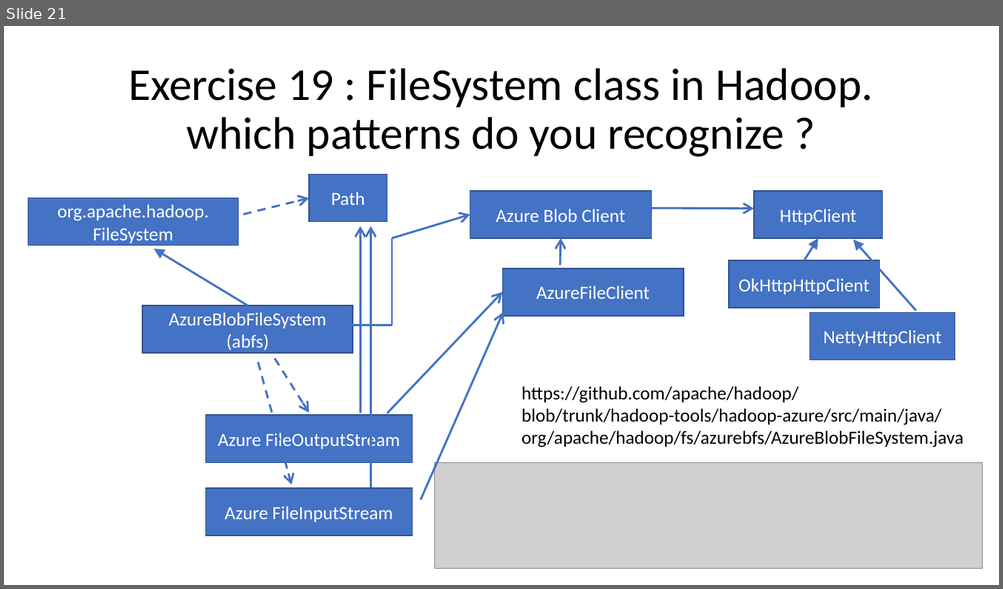
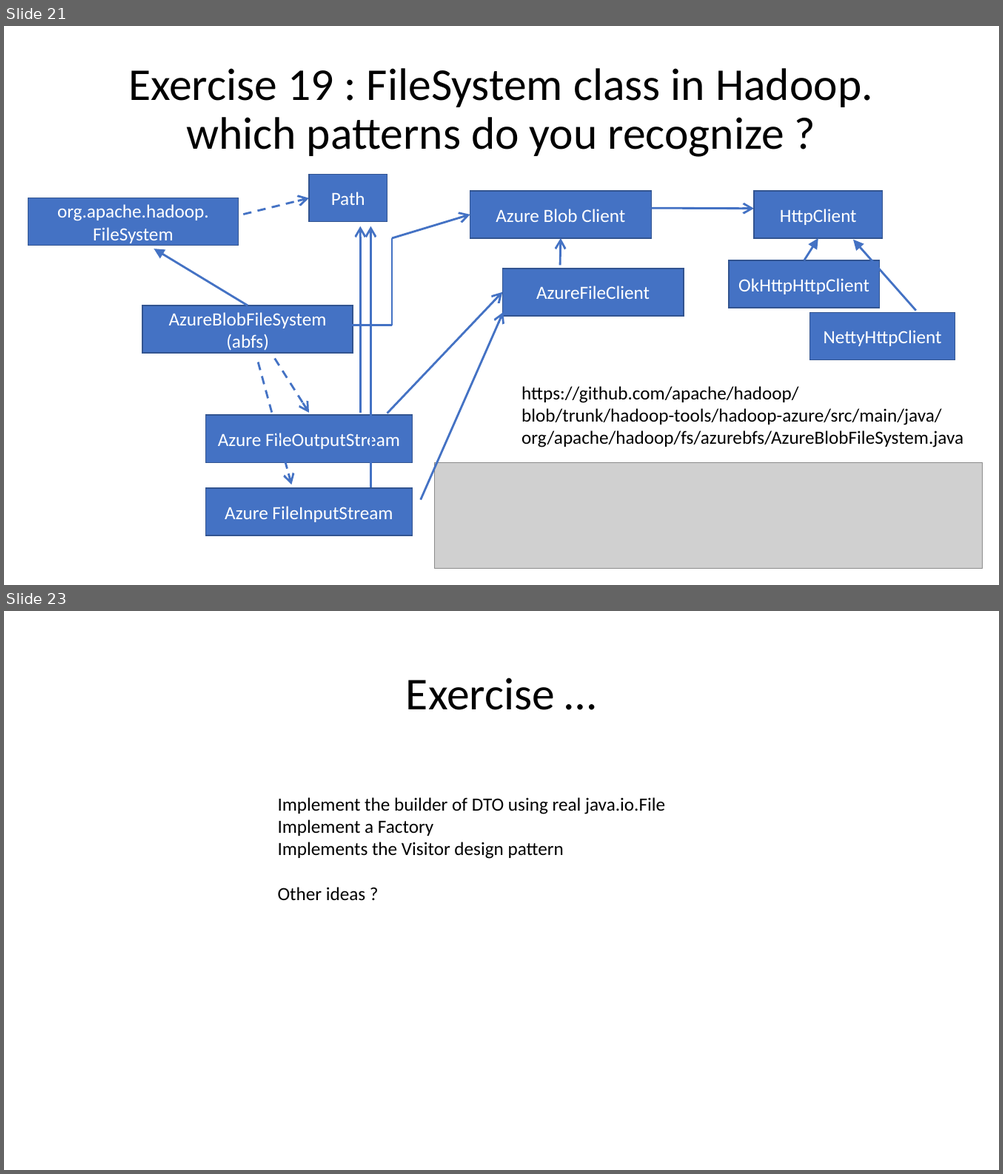
Before and after one commit to Arnaud-Nauwynck/presentations, a slide deck: java/TP-design-patterns/handson-1-design-patterns.pptx. Shown one above the other, each under a label of ours: slide 21 before the commit, slides 21 and 23 after it; the slides between them are not shown. The pictures are 1003x589 and 1003x1174 pixels, drawn with LibreOffice and Linux fonts; fonts in the diff are those of the drawing; grey boxes stand for pictures. Boxes give left, top, right and bottom in pixels: in the first picture for what was removed or moved away, otherwise in the second. Text is boxed around its words. In the diff, an @@ line names an element or a change of style, - is before the commit and + after.

```diff
--- a/java/TP-design-patterns/handson-1-design-patterns.pptx
+++ b/java/TP-design-patterns/handson-1-design-patterns.pptx
@@ slide 23 added at bbox=[4, 611, 999, 1170], background #FFFFFF @@
@@ title added at bbox=[406, 678, 555, 710], 44 pt, text #000000 @@
+Exercise …
@@ text added at bbox=[278, 797, 665, 900], 18 pt, text #000000 @@
+Implement the builder of DTO using real java.io.File
+Implement a Factory
+Implements the Visitor design pattern
+Other ideas ?
```
Also in this commit, not shown: 1 other slide added, 1 slide removed, 1 other file.
